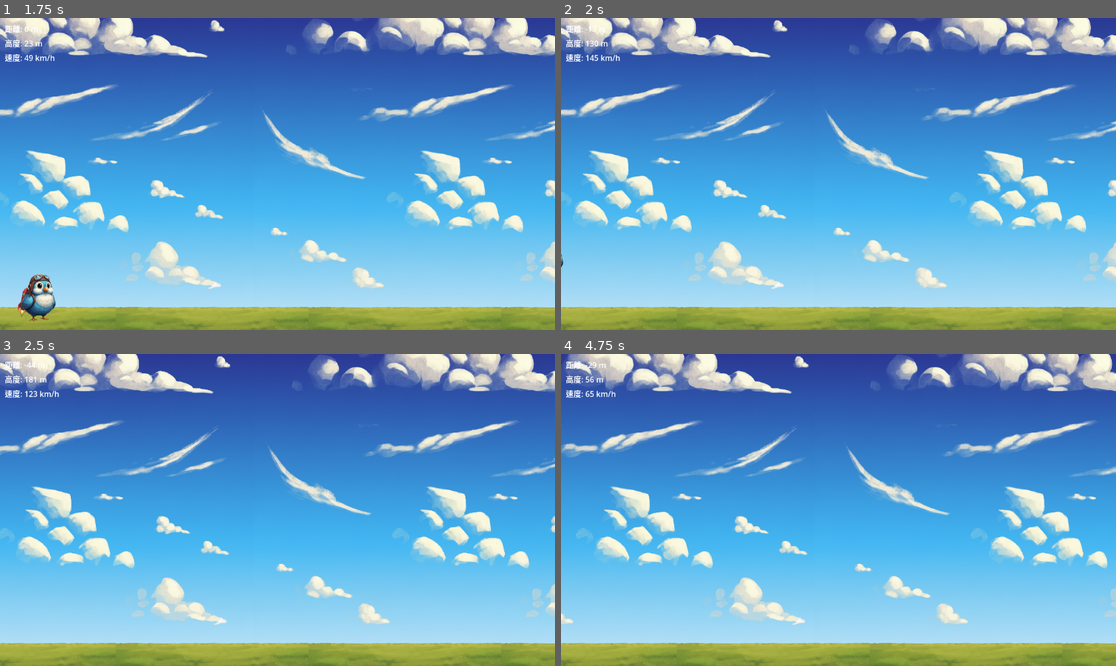
Above: before the commit, frames 1-4 (two rows, left to right).
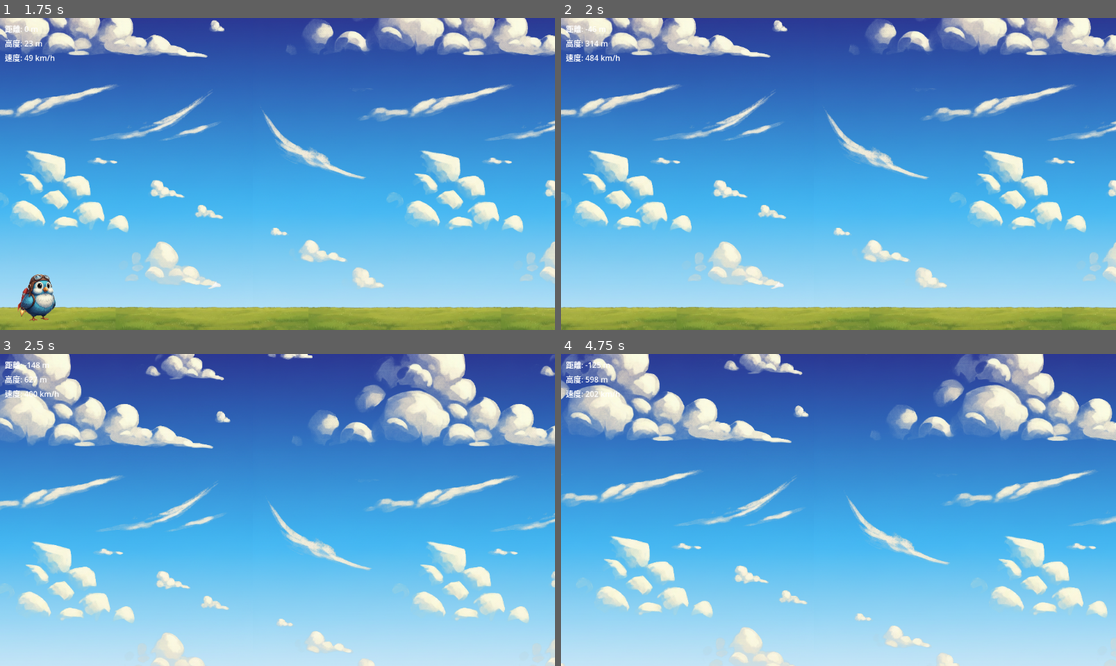
Above: after the commit, the same moments.

Repository: elminsterii/MyFunnyWorld
Game: Godot game, scene res://main.tscn
Same seed, same stepped clock (60 frames per second), same inputs: the game is played once before the commit and once after it.
Inputs (mouse positions are in pixels of both pictures, inside the frame that each line leads up to):
- Up to frame 1 (1.75 s): move the mouse to (399, 158) at 0.52 s; click (399, 158) at 0.67 s; drag from (166, 189) to (249, 236) at 1.27 s
- Up to frame 2 (2 s): no input
- Up to frame 3 (2.5 s): move the mouse to (333, 441) at 2.02 s; click (333, 441) at 2.17 s
- Up to frame 4 (4.75 s): drag from (810, 572) to (672, 463) at 2.77 s; move the mouse to (1005, 556) at 3.52 s; click (1005, 556) at 3.67 s; drag from (672, 463) to (755, 432) at 4.27 s

Frame 1 is identical in both runs. In frame 2, less than 0.1% of the frame differs, in the area x 0-7%, y 2-80%; in frame 3, 37%; in frame 4, 37%, in the area x 0-100%, y 0-100%.

Commit message:
unlimited the character speed.

Diff:
--- a/characters/character.gd
+++ b/characters/character.gd
@@ -31,7 +31,7 @@
 				# 施加一個瞬間的力
 				apply_central_impulse(launch_vector)
 
-func _integrate_forces(state):
-	# 如果你想限制最大速度，可以在這裡寫
-	if state.linear_velocity.length() > 1500:
-		state.linear_velocity = state.linear_velocity.normalized() * 1500
+#func _integrate_forces(state):
+	## 如果你想限制最大速度，可以在這裡寫
+	#if state.linear_velocity.length() > 1500:
+		#state.linear_velocity = state.linear_velocity.normalized() * 1500
--- a/characters/character.tscn
+++ b/characters/character.tscn
@@ -19,7 +19,7 @@
 max_contacts_reported = 1
 script = ExtResource("1_qqr4u")
 char_data = ExtResource("2_3fwhk")
-launch_speed = 3.0
+launch_speed = 10.0
 
 [node name="Image" type="Sprite2D" parent="."]
 z_index = 20
